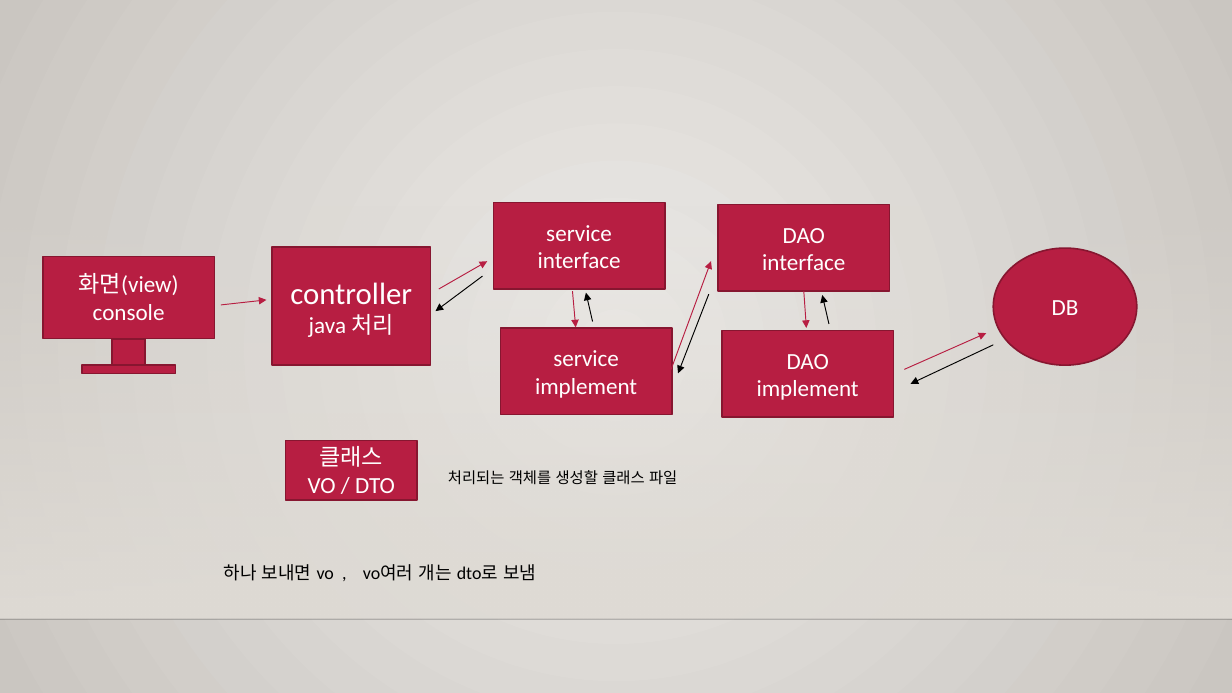
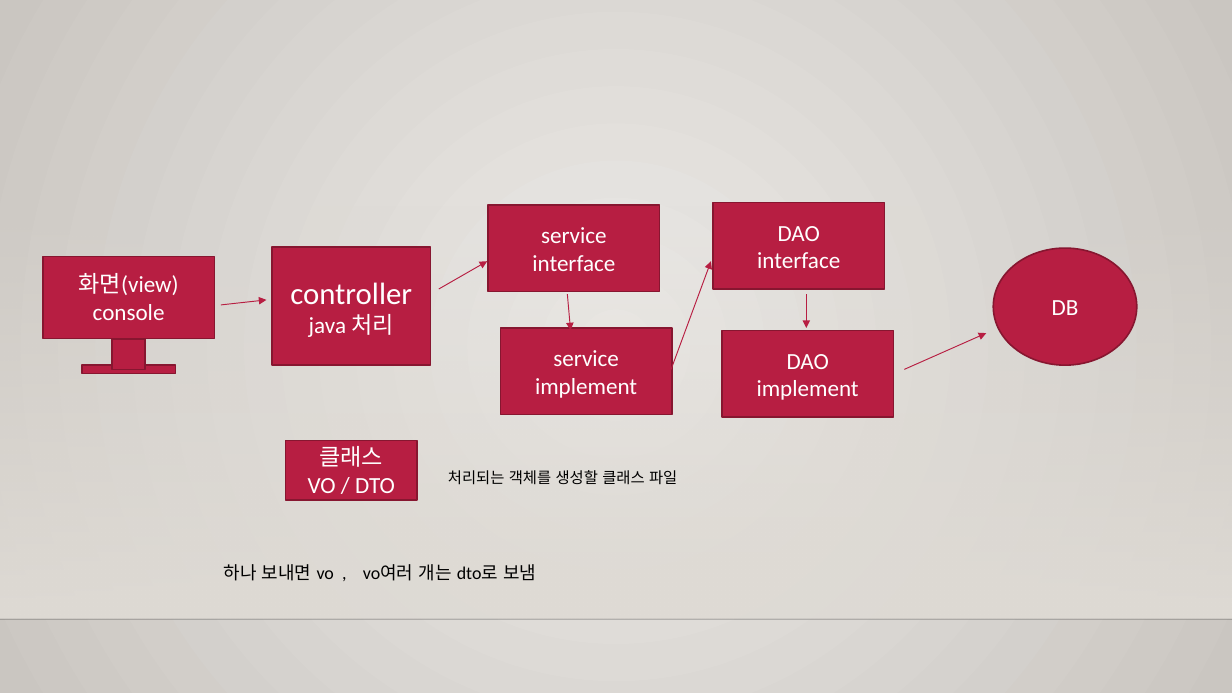
Before and after one commit to gatsby5959/javanewcopy, a slide deck: slide 5 of JDBC.pptx. Drawn at 1232x693 pixels with LibreOffice and Linux fonts; fonts in the diff are those of the drawing; background and template pictures are left out. Boxes give left, top, right and bottom in pixels: in the first picture for what was removed or moved away, otherwise in the second. Text is boxed around its words. In the diff, an @@ line names an element or a change of style, - is before the commit and + after.

```diff
--- a/JDBC.pptx
+++ b/JDBC.pptx
@@ rectangle "service": place and size @@
-rectangle "service" at [494, 202, 665, 289]
+rectangle "service" at [488, 205, 660, 292]
@@ rectangle "DAO": place and size @@
-rectangle "DAO" at [718, 204, 890, 291]
+rectangle "DAO" at [714, 202, 885, 289]
@@ arrow removed from (482, 276) to (435, 311) @@
@@ arrow moved from (573, 291) - (576, 327) to (567, 294) - (570, 331) @@
@@ arrow removed from (592, 322) to (586, 293) @@
@@ arrow removed from (709, 294) to (678, 373) @@
@@ arrow removed from (829, 324) to (823, 295) @@
@@ arrow removed from (994, 345) to (910, 384) @@
```
Also in this commit, not shown: 18 other files.
